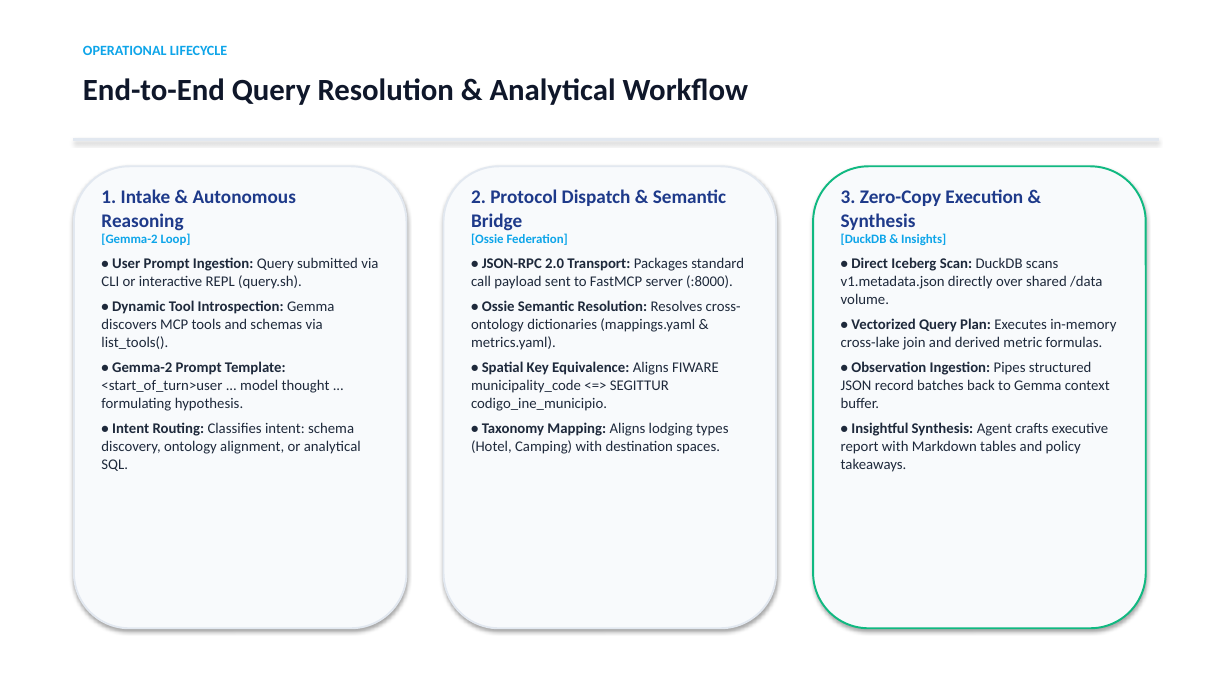
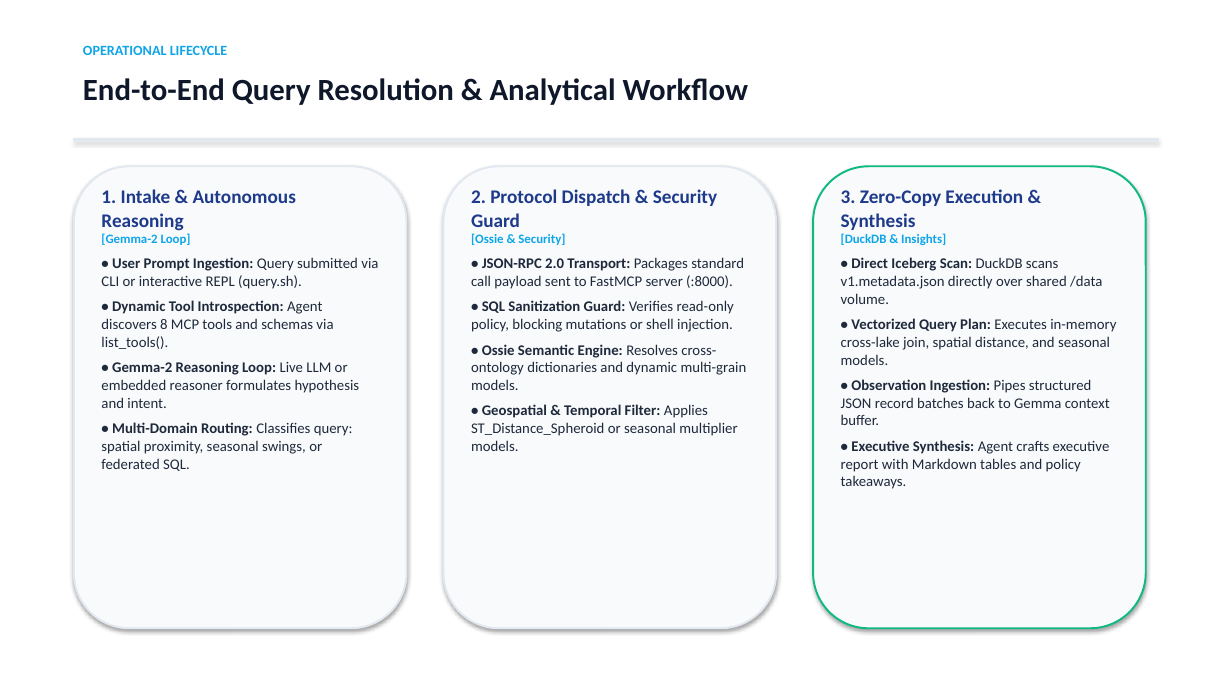
Before and after one commit to EunomiaUPM/DeploytourOnto, a slide deck: slide 11 of DEPLOYTOUR_PoC_Architecture_and_Testing.pptx. Drawn at 1232x693 pixels with LibreOffice and Linux fonts; fonts in the diff are those of the drawing. Boxes give left, top, right and bottom in pixels: in the first picture for what was removed or moved away, otherwise in the second. Text is boxed around its words. In the diff, an @@ line names an element or a change of style, - is before the commit and + after.

Commit message:
feat: implement Phase 1-3 enhancements, expand MCP tools, test suite, and update docs and presentation
- Phase 1: Real LLM tool calling (OpenAI-compatible / Ollama / vLLM) with deterministic fallback and SQL mutation guardrails
- Phase 2: Native Apache Ossie community extension (duckdb-ossie) integration, dynamic query compilation, and modernized semantic model format
- Phase 3: Spatial geodesic proximity (ST_Distance_Spheroid) and seasonal temporal tourism pressure dynamics
- Expanded MCP Server from 4 to 8 tools and Gemma Agent test suite from 5 to 9 scenarios
- Updated README.md, WORKFLOW.md, TESTING.md, DUCKDB_OSSIE_TEST.md, and generated DEPLOYTOUR_PoC_Architecture_and_Testing.pptx

```diff
--- a/DEPLOYTOUR_PoC_Architecture_and_Testing.pptx
+++ b/DEPLOYTOUR_PoC_Architecture_and_Testing.pptx
@@ text at bbox=[471, 189, 717, 227]: text changed @@
-2. Protocol Dispatch & Semantic Bridge
-[Ossie Federation]
+2. Protocol Dispatch & Security Guard
+[Ossie & Security]
@@ text at bbox=[101, 233, 360, 471]: text changed @@
-• Dynamic Tool Introspection: Gemma discovers MCP tools and schemas via list_tools().
-• Gemma-2 Prompt Template: <start_of_turn>user ... model thought ... formulating hypothesis.
-• Intent Routing: Classifies intent: schema discovery, ontology alignment, or analytical SQL.
+• Dynamic Tool Introspection: Agent discovers 8 MCP tools and schemas via list_tools().
+• Gemma-2 Reasoning Loop: Live LLM or embedded reasoner formulates hypothesis and intent.
+• Multi-Domain Routing: Classifies query: spatial proximity, seasonal swings, or federated SQL.
@@ text at bbox=[471, 233, 747, 451]: text changed @@
-• Ossie Semantic Resolution: Resolves cross-ontology dictionaries (mappings.yaml & metrics.yaml).
-• Spatial Key Equivalence: Aligns FIWARE municipality_code <=> SEGITTUR codigo_ine_municipio.
-• Taxonomy Mapping: Aligns lodging types (Hotel, Camping) with destination spaces.
+• SQL Sanitization Guard: Verifies read-only policy, blocking mutations or shell injection.
+• Ossie Semantic Engine: Resolves cross-ontology dictionaries and dynamic multi-grain models.
+• Geospatial & Temporal Filter: Applies ST_Distance_Spheroid or seasonal multiplier models.
@@ text at bbox=[841, 318, 1116, 365]: text changed @@
-• Vectorized Query Plan: Executes in-memory cross-lake join and derived metric formulas.
+• Vectorized Query Plan: Executes in-memory cross-lake join, spatial distance, and seasonal models.
@@ text at bbox=[841, 440, 1110, 489]: text changed @@
-• Insightful Synthesis: Agent crafts executive report with Markdown tables and policy takeaways.
+• Executive Synthesis: Agent crafts executive report with Markdown tables and policy takeaways.
```
Also in this commit, not shown: 6 other slides changed, 17 other files.
